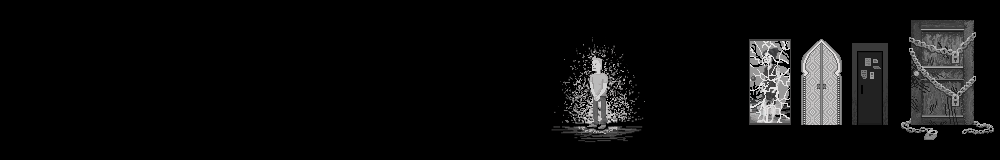
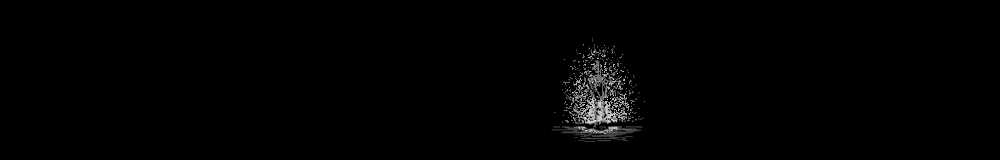
Two versions of the same layered image (1000px x 160px). Layer-by-layer changes:
removed layer "Layer 2" over [587,56,608,129]
removed layer "chain unlocked 1" over [901,118,994,140]
removed layer "chain 2" over [909,48,976,107]
removed layer "chain 1" over [909,32,976,97]
removed layer "door 4" over [911,20,974,125]
removed layer "door 3" over [852,43,888,125]
removed layer "door 2" over [801,39,842,125]
removed layer "door 1 (broken)" over [749,39,791,125]
